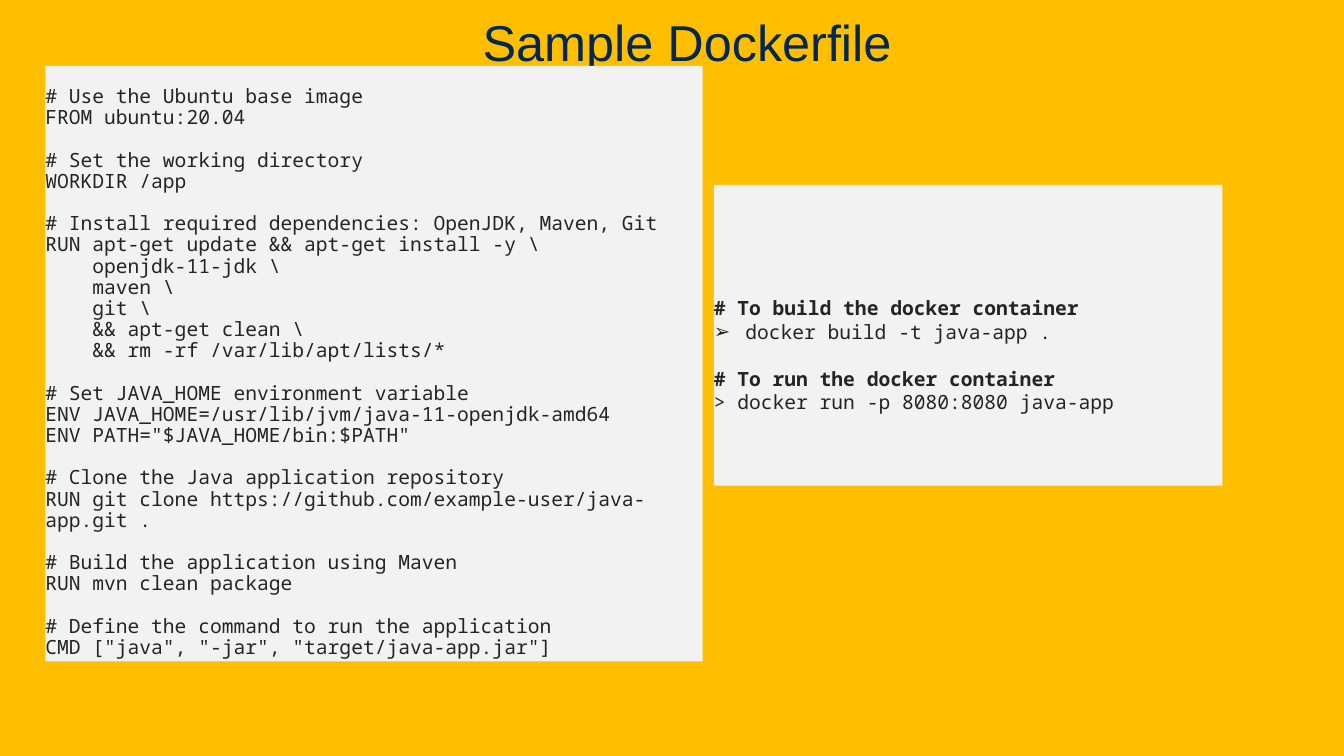
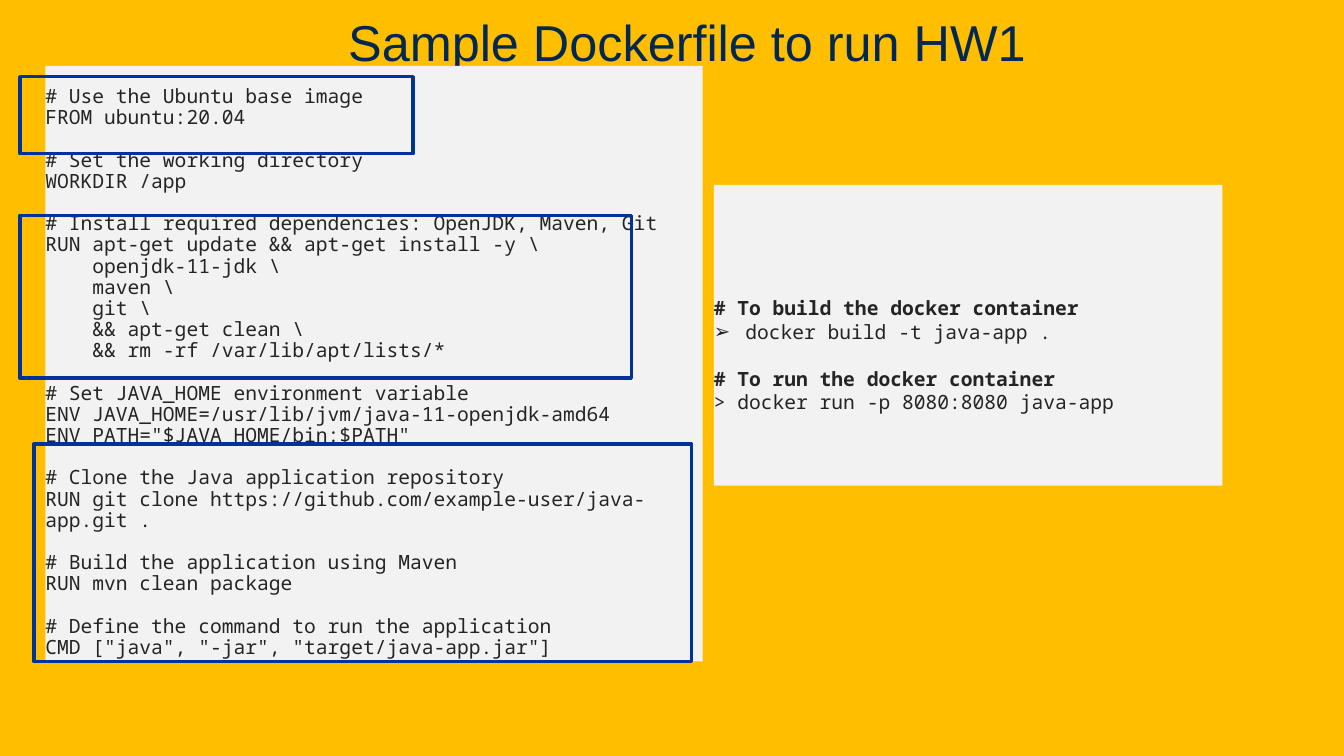
Before and after one commit to davsec-teaching/ECS160-Winter2025, a slide deck: slide 33 of slides/6_software_architecture.pptx (slide 39 before the commit). Drawn at 1344x756 pixels with LibreOffice and Linux fonts; fonts in the diff are those of the drawing; background and template pictures are left out. Boxes give left, top, right and bottom in pixels: in the first picture for what was removed or moved away, otherwise in the second. Text is boxed around its words. In the diff, an @@ line names an element or a change of style, - is before the commit and + after.

```diff
--- a/slides/6_software_architecture.pptx
+++ b/slides/6_software_architecture.pptx
@@ title at <box>348,24,1026,71</box>: text changed @@
-Sample Dockerfile
+Sample Dockerfile to run HW1
@@ rectangle added at <box>20,77,413,153</box>, outline #003399 2.5 pt @@
@@ rectangle added at <box>20,216,632,378</box>, outline #003399 2.5 pt @@
@@ rectangle added at <box>34,444,692,661</box>, outline #003399 2.5 pt @@
```
Also in this commit, not shown: 5 other slides changed, 36 slides added, 5 slides removed.
